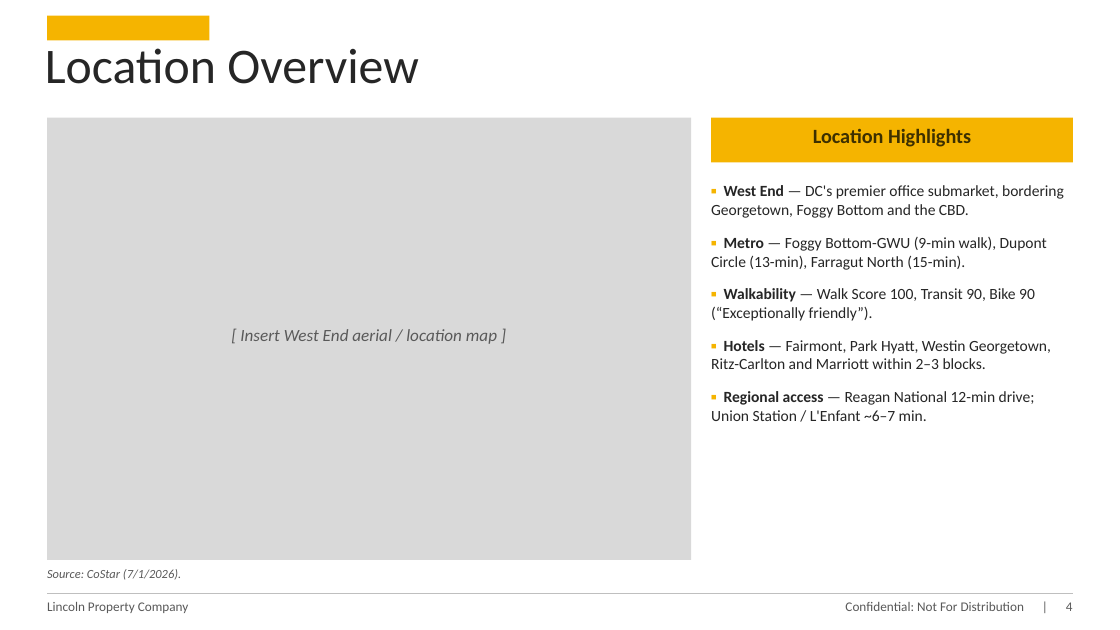
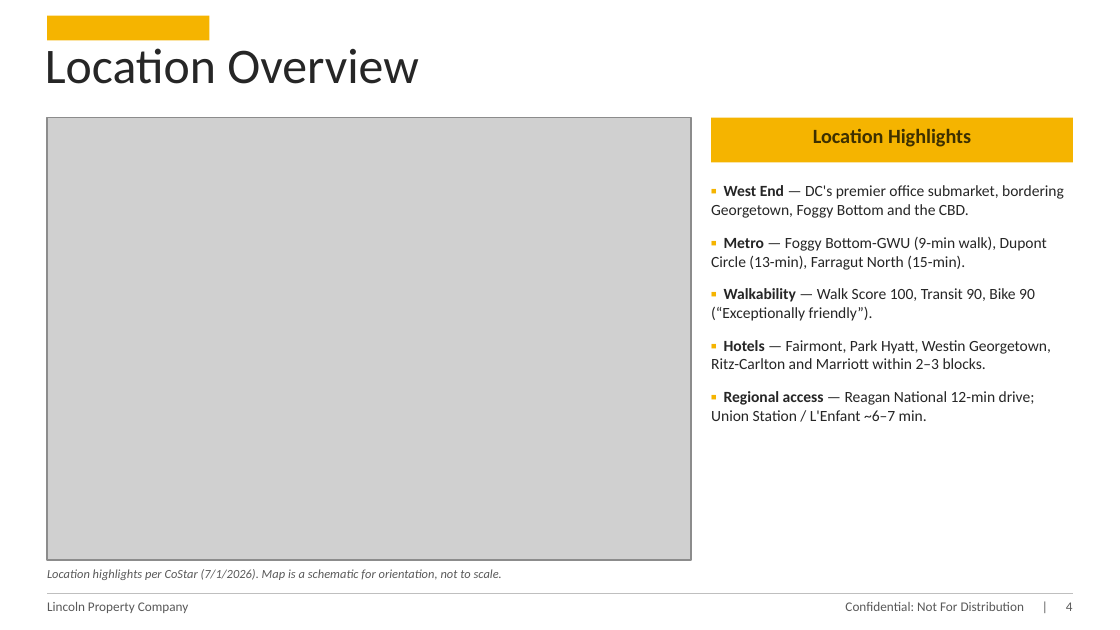
Before and after one commit to fredballs1115-ux/Underwrite-Copilot, a slide deck: slide 4 of equity-deck/2300_N_Street_NW_Investment_Overview.pptx. Drawn at 1120x630 pixels with LibreOffice and Linux fonts; fonts in the diff are those of the drawing; grey boxes stand for pictures. Boxes give left, top, right and bottom in pixels: in the first picture for what was removed or moved away, otherwise in the second. Text is boxed around its words. In the diff, an @@ line names an element or a change of style, - is before the commit and + after.

```diff
--- a/equity-deck/2300_N_Street_NW_Investment_Overview.pptx
+++ b/equity-deck/2300_N_Street_NW_Investment_Overview.pptx
@@ rectangle removed at (x1=47, y1=118, x2=691, y2=560) @@
@@ picture added at (x1=47, y1=118, x2=691, y2=560) @@
@@ text removed at (x1=240, y1=329, x2=497, y2=344) @@
-[ Insert West End aerial / location map ]
@@ text at (x1=47, y1=569, x2=502, y2=580): text changed @@
-Source: CoStar (7/1/2026).
+Location highlights per CoStar (7/1/2026). Map is a schematic for orientation, not to scale.
```
Also in this commit, not shown: 4 other slides changed, 9 other files.
